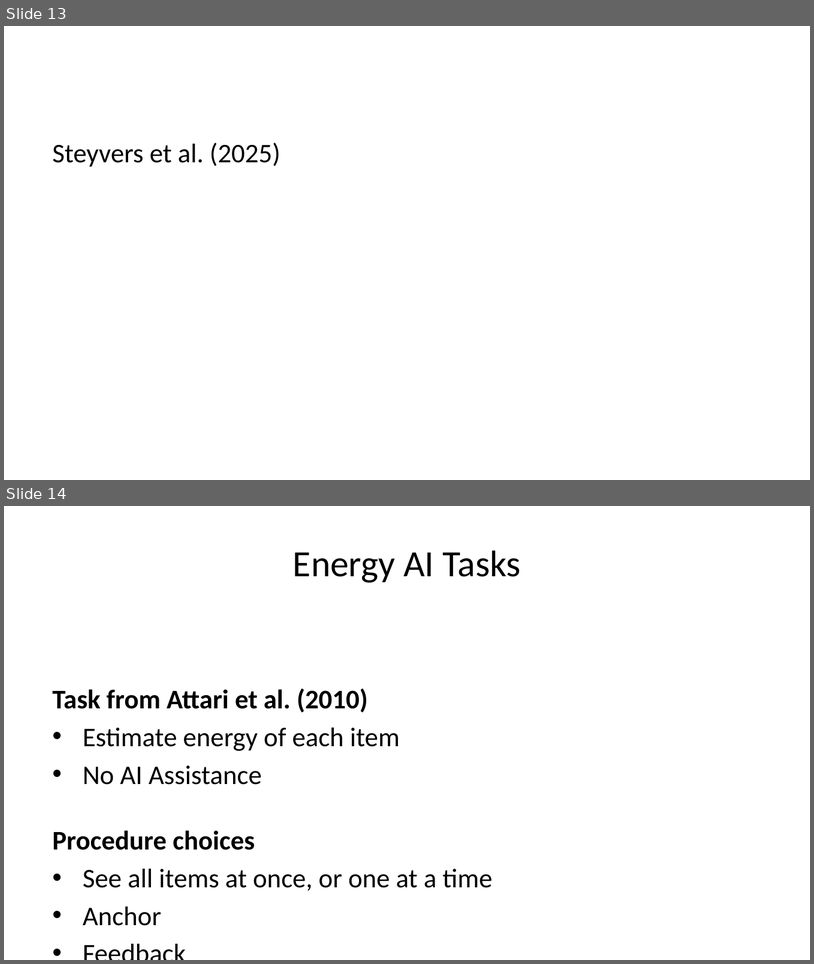
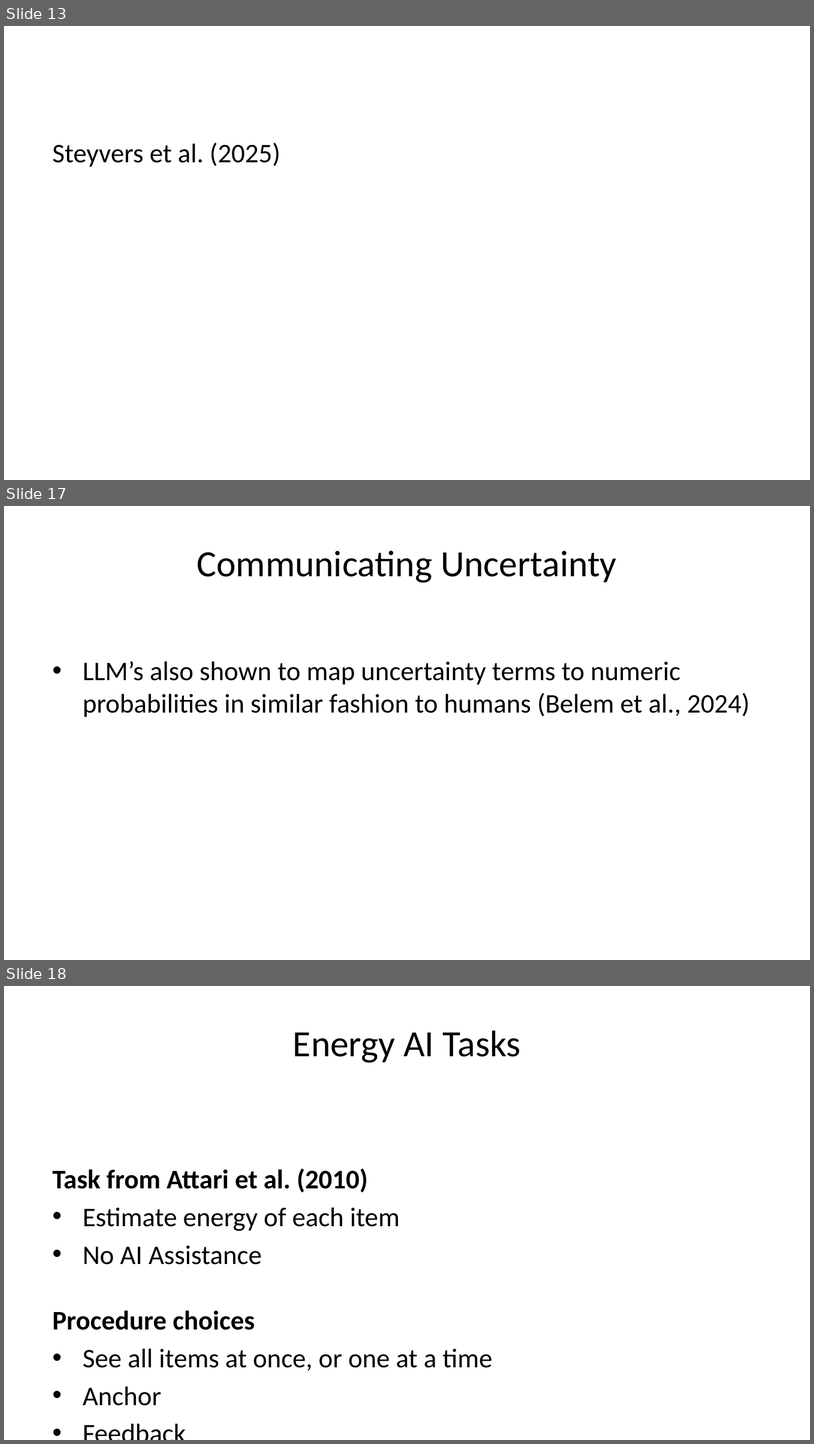
Before and after one commit to tegorman13/llm_energy_task, a slide deck: docs/proposals/prop_slides.pptx. Shown one above the other, each under a label of ours: slides 13 and 14 before the commit, slides 13, 17 and 18 after it; the slides between them are not shown. The pictures are 814x964 and 814x1444 pixels, drawn with LibreOffice and Linux fonts; fonts in the diff are those of the drawing. Boxes give left, top, right and bottom in pixels: in the first picture for what was removed or moved away, otherwise in the second. Text is boxed around its words. In the diff, an @@ line names an element or a change of style, - is before the commit and + after.

Commit message:
update slides

```diff
--- a/docs/proposals/prop_slides.pptx
+++ b/docs/proposals/prop_slides.pptx
@@ slide 17 added at box(4, 506, 810, 960), background #FFFFFF @@
@@ title added at box(197, 550, 617, 583), 33 pt, text #000000 @@
+Communicating Uncertainty
@@ text added at box(83, 661, 750, 717), 24 pt, text #000000 @@
+• LLM’s also shown to map uncertainty terms to numeric probabilities in similar fashion to humans (Belem et al., 2024)
@@ what was slide 14 is now slide 18 @@
```
Also in this commit, not shown: 1 slide changed, 3 other slides added, 11 other files.
